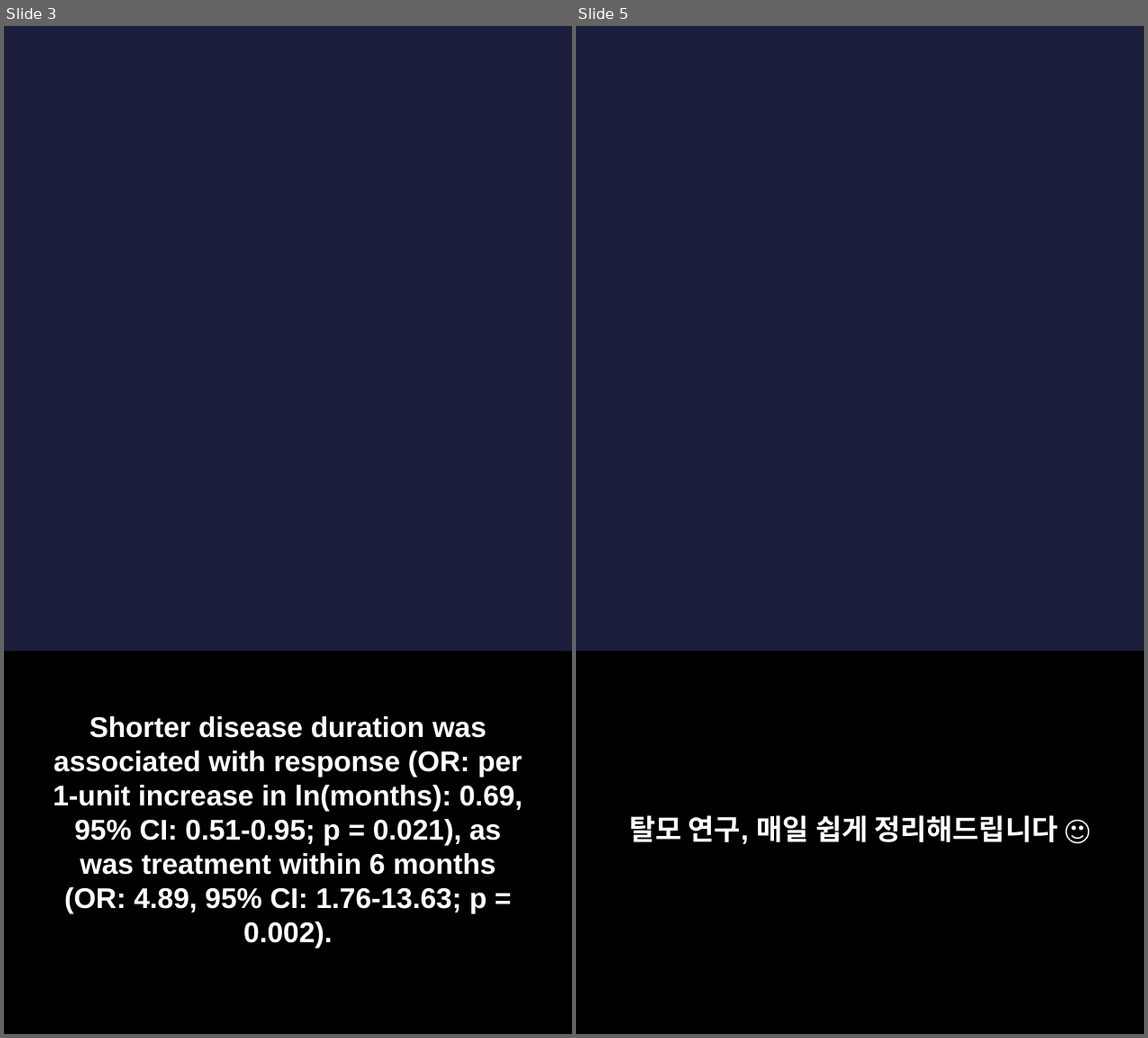
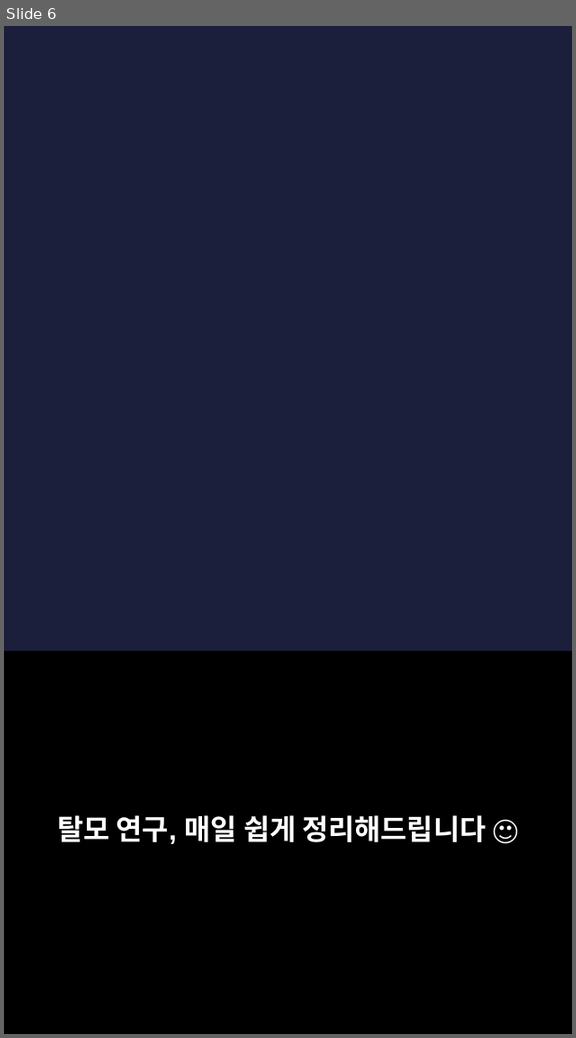
Before and after one commit to hyokang2010-BJ-ANTH/product-builder-test, a slide deck: pwa/data/latest/slides.pptx. Shown side by side, each under a label of ours: slides 3 and 5 before the commit, slide 6 after it; the slides between them are not shown. The pictures are 1148x1038 and 576x1038 pixels, drawn with LibreOffice and Linux fonts; fonts in the diff are those of the drawing; background and template pictures are left out. Boxes give left, top, right and bottom in pixels: in the first picture for what was removed or moved away, otherwise in the second. Text is boxed around its words. In the diff, an @@ line names an element or a change of style, - is before the commit and + after.

```diff
--- a/pwa/data/latest/slides.pptx
+++ b/pwa/data/latest/slides.pptx
@@ slide 3 removed at [4,26,572,1034], background picture (left out) @@
@@ rectangle removed at [4,652,572,1034] @@
@@ text removed at [53,716,522,948] @@
-Shorter disease duration was associated with response (OR: per 1-unit increase in ln(months): 0.69, 95% CI: 0.51-0.95; p = 0.021), as was treatment within 6 months (OR: 4.89, 95% CI: 1.76-13.63; p = 0.002).
@@ what was slide 5 is now slide 6 @@
```
Also in this commit, not shown: 2 slides changed, 7 slides added, 4 other slides removed, 28 other files.
